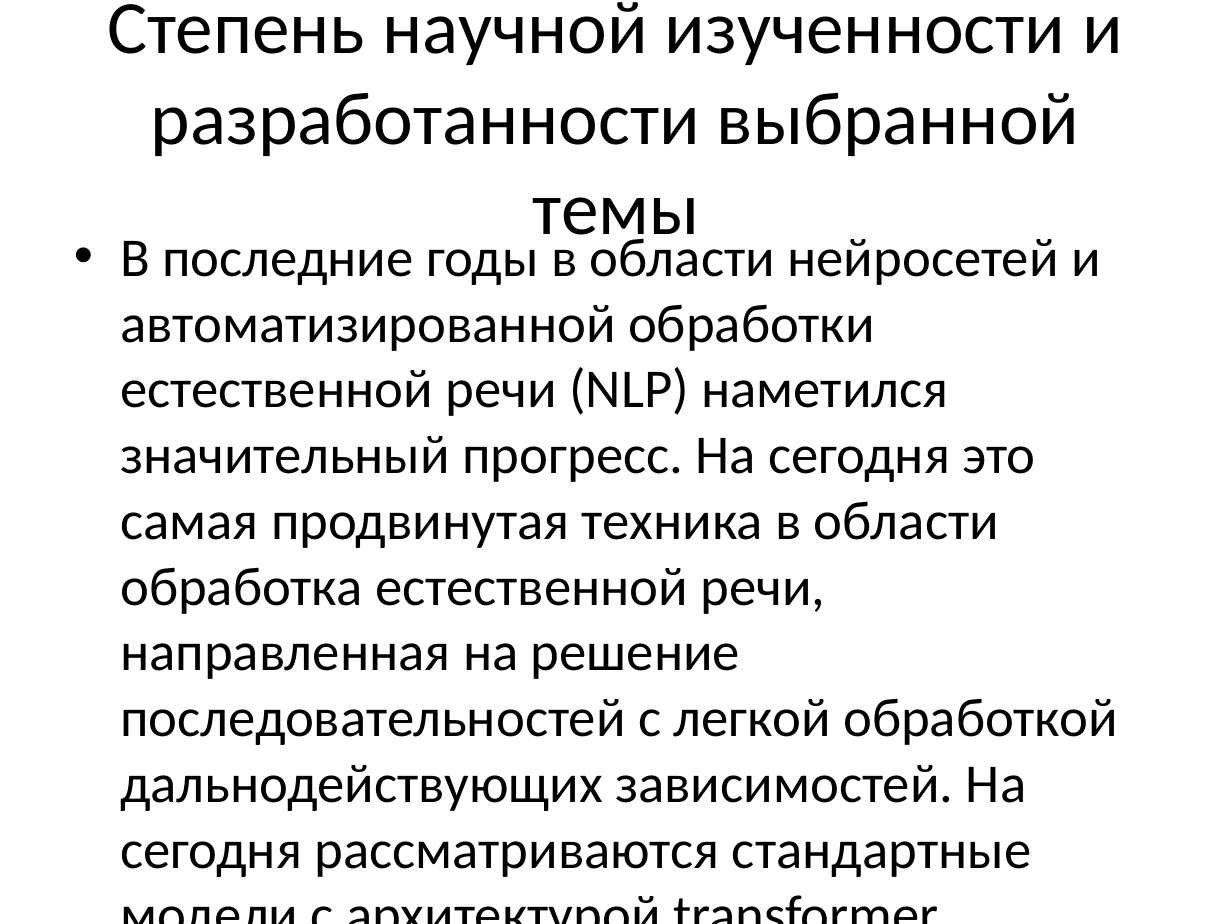
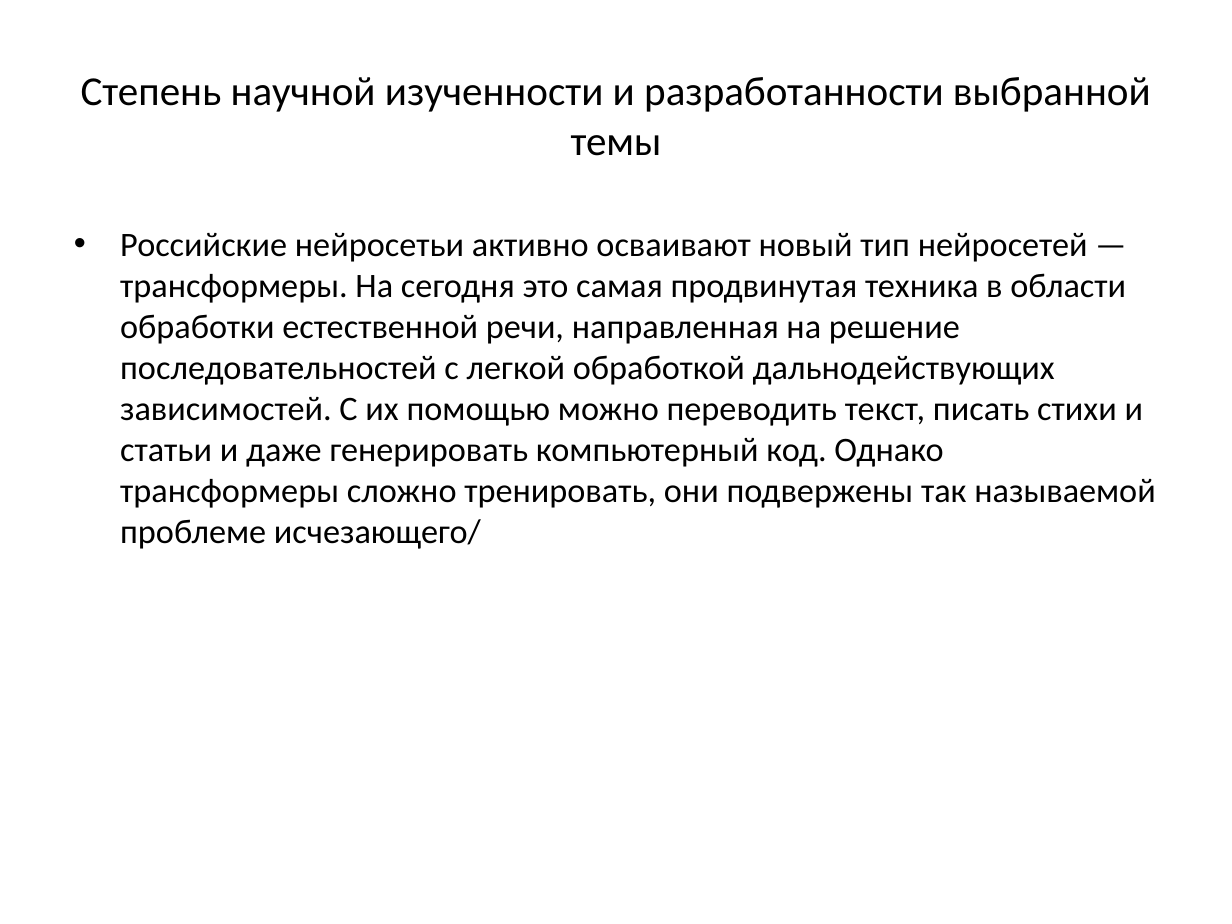
Before and after one commit to compfee/Easyntation, a slide deck: slide 4 of src/Example PPT.pptx. Drawn at 1232x924 pixels with LibreOffice and Linux fonts; fonts in the diff are those of the drawing. Boxes give left, top, right and bottom in pixels: in the first picture for what was removed or moved away, otherwise in the second. Text is boxed around its words. In the diff, an @@ line names an element or a change of style, - is before the commit and + after.

```diff
--- a/src/Example PPT.pptx
+++ b/src/Example PPT.pptx
@@ title "Степень научной изученности и разработанности ..." at (81, 77, 1151, 156): size 44 to 24 pt @@
@@ text at (120, 233, 1155, 549): text changed; size 32 to 20 pt @@
-• В последние годы в области нейросетей и автоматизированной обработки естественной речи (NLP) наметился значительный прогресс. На сегодня это самая продвинутая техника в области обработка естественной речи, направленная на решение последовательностей с легкой обработкой дальнодействующих зависимостей. На сегодня рассматриваются стандартные модели с архитектурой transformer.
+• Российские нейросетьи активно осваивают новый тип нейросетей — трансформеры. На сегодня это самая продвинутая техника в области обработки естественной речи, направленная на решение последовательностей с легкой обработкой дальнодействующих зависимостей. С их помощью можно переводить текст, писать стихи и статьи и даже генерировать компьютерный код. Однако трансформеры сложно тренировать, они подвержены так называемой проблеме исчезающего/
```
Also in this commit, not shown: 2 other slides changed, 2 other files.
